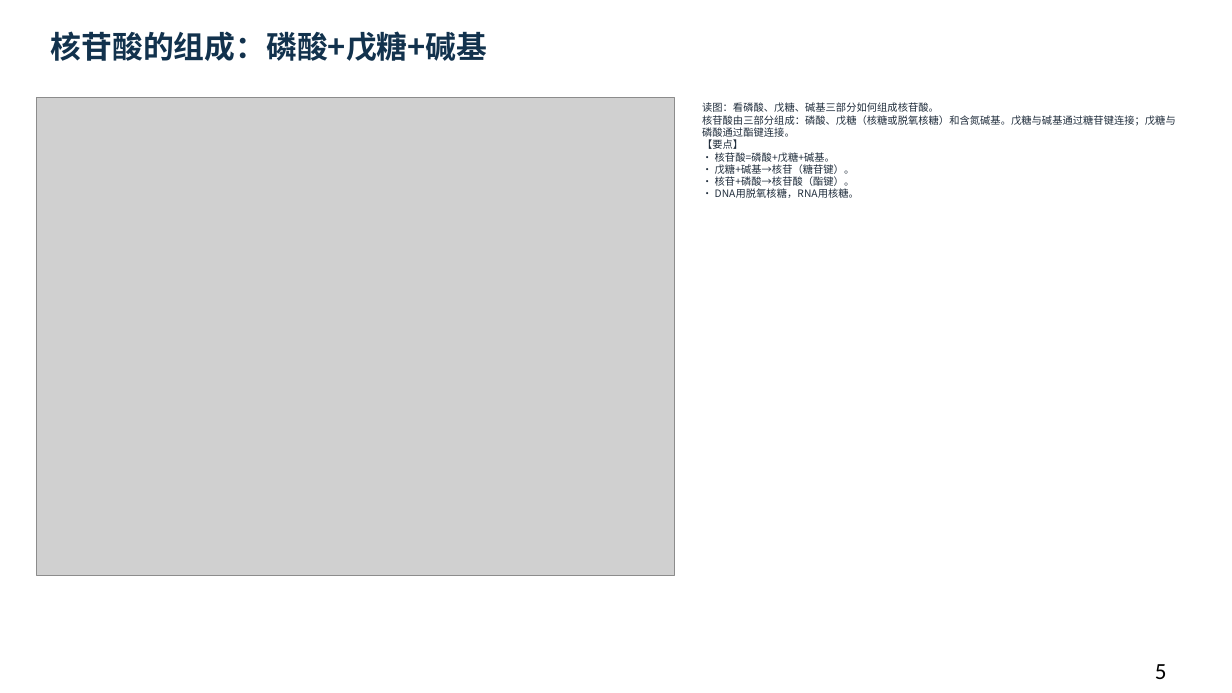
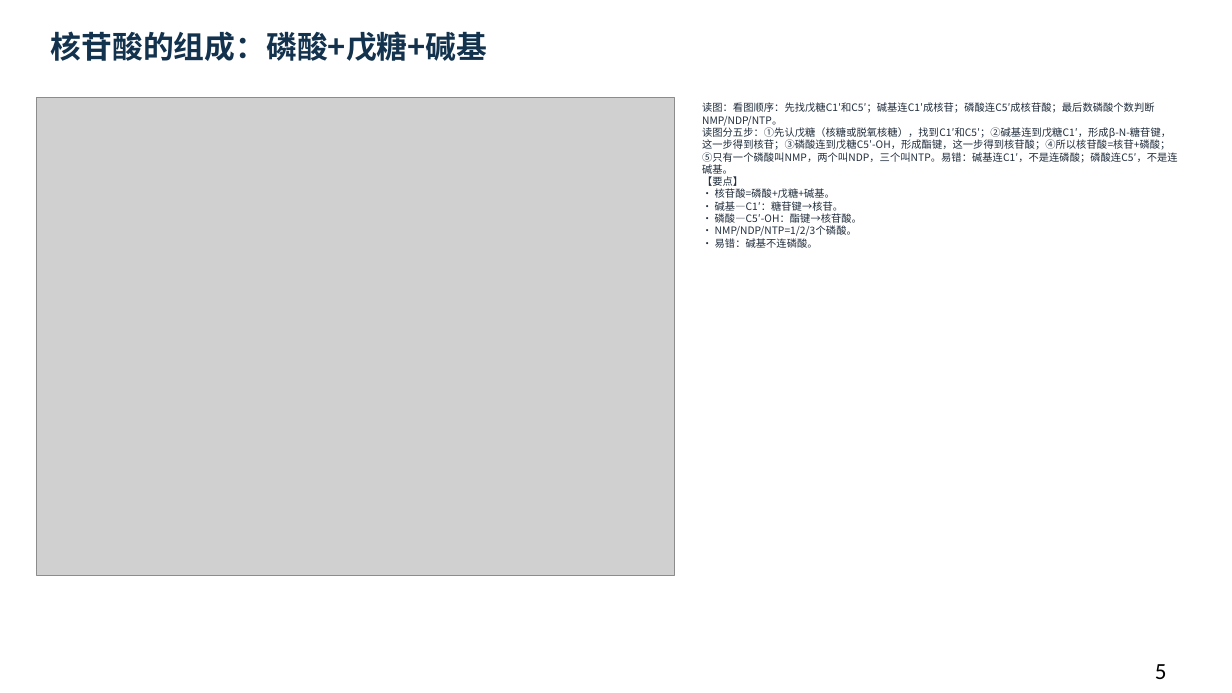
Before and after one commit to newkan-li/Biochemistry, a slide deck: slide 5 of downloads/bc11-ai-style.pptx. Drawn at 1232x693 pixels with LibreOffice and Linux fonts; fonts in the diff are those of the drawing; grey boxes stand for pictures. Boxes give left, top, right and bottom in pixels: in the first picture for what was removed or moved away, otherwise in the second. Text is boxed around its words. In the diff, an @@ line names an element or a change of style, - is before the commit and + after.

```diff
--- a/downloads/bc11-ai-style.pptx
+++ b/downloads/bc11-ai-style.pptx
@@ text at (702, 102, 1178, 248): text changed @@
-读图：看磷酸、戊糖、碱基三部分如何组成核苷酸。
-核苷酸由三部分组成：磷酸、戊糖（核糖或脱氧核糖）和含氮碱基。戊糖与碱基通过糖苷键连接；戊糖与磷酸通过酯键连接。
-【要点】
-• 核苷酸=磷酸+戊糖+碱基。
-• 戊糖+碱基→核苷（糖苷键）。
-• 核苷+磷酸→核苷酸（酯键）。
-• DNA用脱氧核糖，RNA用核糖。
+读图：看图顺序：先找戊糖C1′和C5′；碱基连C1′成核苷；磷酸连C5′成核苷酸；最后数磷酸个数判断NMP/NDP/NTP。
+读图分五步：①先认戊糖（核糖或脱氧核糖），找到C1′和C5′；②碱基连到戊糖C1′，形成β-N-糖苷键，这一步得到核苷；③磷酸连到戊糖C5′-OH，形成酯键，这一步得到核苷酸；④所以核苷酸=核苷+磷酸；⑤只有一个磷酸叫NMP，两个叫NDP，三个叫NTP。易错：碱基连C1′，不是连磷酸；磷酸连C5′，不是连碱基。
+【要点】
+• 核苷酸=磷酸+戊糖+碱基。
+• 碱基—C1′：糖苷键→核苷。
+• 磷酸—C5′-OH：酯键→核苷酸。
+• NMP/NDP/NTP=1/2/3个磷酸。
+• 易错：碱基不连磷酸。
```
Also in this commit, not shown: 3 other files.
